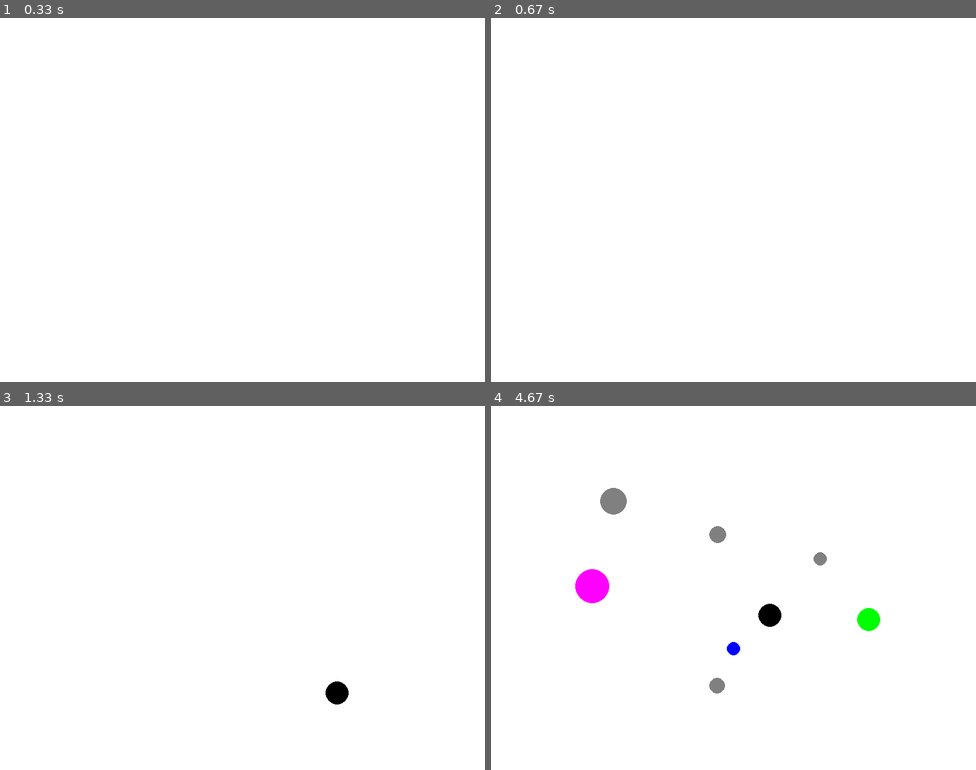
Above: before the commit, frames 1-4 (two rows, left to right).
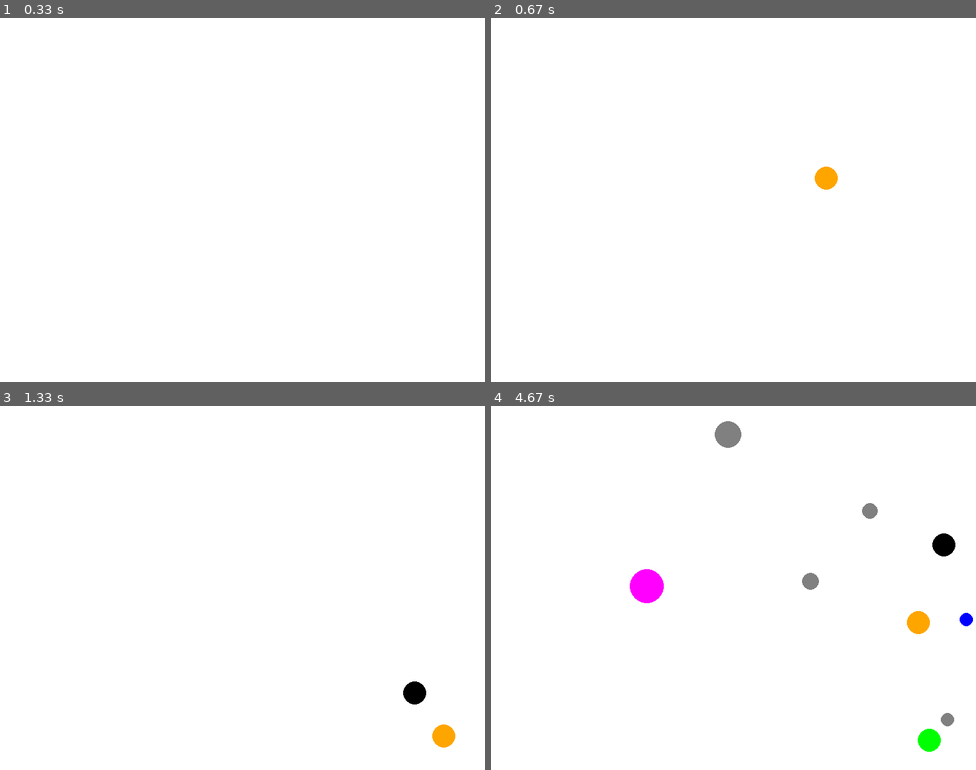
Above: after the commit, the same moments.

Repository: olucassantos/AprendaPyGame
Game: pygame game, started from pinga.py
Two runs of this game, one before a commit and one after it. Both use one fixed random seed, a clock stepped at 60 frames per second and the inputs below.
Inputs:
- Up to frame 1 (0.33 s): no input
- Up to frame 2 (0.67 s): no input
- Up to frame 3 (1.33 s): hold Down 0.83-1.3 s
- Up to frame 4 (4.67 s): no input

Frame 1 is identical in both runs. In frame 2, 0.2% of the frame differs, in the area x 66-72%, y 40-48%; in frame 3, 0.7%; in frame 4, 3.6%, in the area x 17-100%, y 4-95%.

Commit message:
Atualizar movimentação da bola para usar um objeto Vector2 do pygame

Diff:
--- a/pinga.py
+++ b/pinga.py
@@ -1,8 +1,5 @@
 import pygame
 import random
-
-def coresAleatorias():
-    return (random.randint(0, 255), random.randint(0, 255), random.randint(0, 255)), (random.randint(0, 255), random.randint(0, 255), random.randint(0, 255))
 
 # Cria uma nova bola
 def novaBola():
@@ -13,7 +10,7 @@
         4: (255, 255, 0),
         5: (255, 0, 255),
         6: (0, 255, 255),
-        7: (255, 255, 255),
+        7: (255, 165, 0),
         8: (0, 0, 0),
         9: (128, 128, 128),
         10: (128, 0, 0),
@@ -29,7 +26,8 @@
         "velocidade": velocidade,
         "cor": cor,
         "tamanho": tamanho,
-        "vidas": vidas
+        "vidas": vidas,
+        "direcao": pygame.Vector2(1, 1)
     }
 
 pygame.init()
@@ -47,8 +45,6 @@
 cor = (255, 0, 0)
 posicao = [150, 60]
 raio = 50
-sobeoudesce = 1
-esquerdaoudireita = 1
 velocidade = 0
 cor_tela = (255, 255, 255)
 
@@ -95,44 +91,28 @@
         )
 
         # Movimenta a bola com a velocidade e direção
-        bola["posicao"][0] += bola["velocidade"] * esquerdaoudireita
-        bola["posicao"][1] += bola["velocidade"] * sobeoudesce
+        bola["posicao"][0] += bola["velocidade"] * bola["direcao"].x
+        bola["posicao"][1] += bola["velocidade"] * bola["direcao"].y
 
         # Verifica se a bola bateu no eixo X
         if bola["posicao"][0] >= tamanho[0] - bola["tamanho"]:
             # Reposiciona a bola para não sair da tela
             bola["posicao"][0] = tamanho[0] - bola["tamanho"]
-            esquerdaoudireita = -1
+            bola["direcao"].x = -1
         elif bola["posicao"][0] <= bola["tamanho"]:
             # Reposiciona a bola para não sair da tela
             bola["posicao"][0] = bola["tamanho"]
-            esquerdaoudireita = 1
+            bola["direcao"].x = 1
 
         # Verifica se a bola bateu no eixo Y
         if bola["posicao"][1] >= tamanho[1] - bola["tamanho"]:
             # Reposiciona a bola para não sair da tela
             bola["posicao"][1] = tamanho[1] - bola["tamanho"]
-            sobeoudesce = -1
+            bola["direcao"].y = -1
         elif bola["posicao"][1] <= bola["tamanho"]:
             # Reposiciona a bola para não sair da tela
             bola["posicao"][1] = bola["tamanho"]
-            sobeoudesce = 1
-
-    # # Verifica se a bola bateu no eixo Y
-    # if posicao[1] >= 550:
-    #     sobeoudesce = -1
-    #     cor, cor_tela = coresAleatorias()
-    # elif posicao[1] <= 50:
-    #     sobeoudesce = 1
-    #     cor, cor_tela = coresAleatorias()
-
-    # # Verifica se a bola bateu no eixo X
-    # if posicao[0] >= 750:
-    #     esquerdaoudireita = -1
-    #     cor, cor_tela = coresAleatorias()
-    # elif posicao[0] <= 50:
-    #     esquerdaoudireita = 1
-    #     cor, cor_tela = coresAleatorias()
+            bola["direcao"].y = 1
 
     #########################################
     # Atualiza a tela para exibir o que foi desenhado
